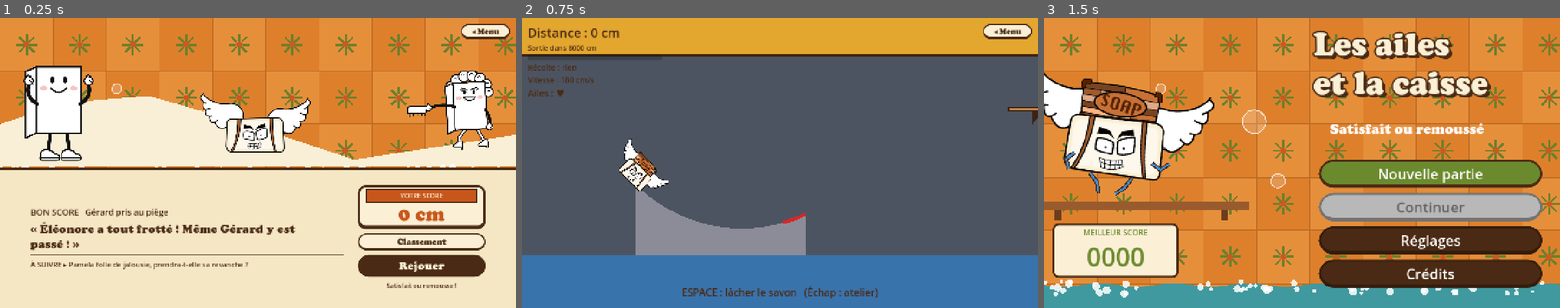
Above: before the commit, frames 1-3 (left to right).
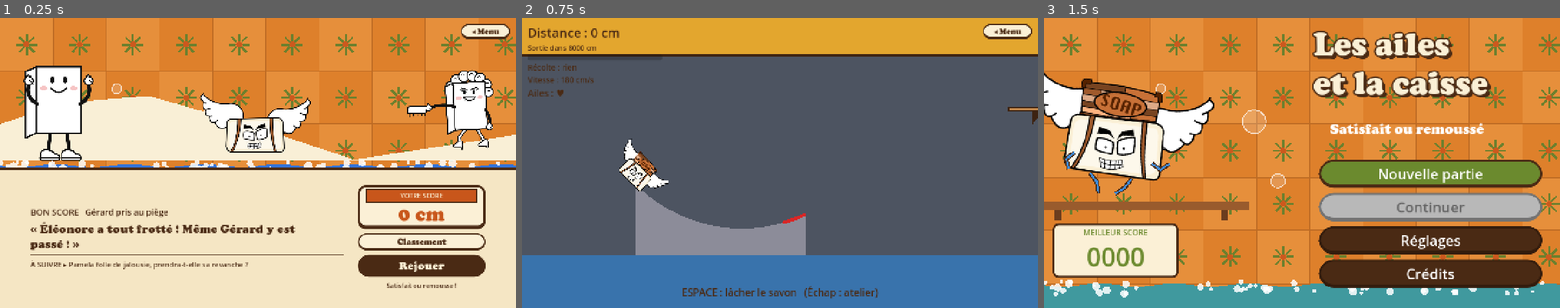
Above: after the commit, the same moments.

Repository: atostivint/LesAilesEtLaCaisse
Game: Godot game, scene res://scenes/score_bon.tscn
Two runs of this game, one before a commit and one after it. Both use one fixed random seed, a clock stepped at 60 frames per second and the inputs below. This scene is started directly instead of the project's main scene. Sound files missing from this copy of the repository are replaced by a short silence.
Inputs:
- Up to frame 1 (0.25 s): no input
- Up to frame 2 (0.75 s): click "Rejouer" at 0.5 s
- Up to frame 3 (1.5 s): click "◂ Menu" at 1.25 s

The runs differ from the first frame. In frame 1, 2.0% of the frame differs, in the area x 0-100%, y 48-52%; in frame 2, nothing differs; in frame 3, nothing differs.

Commit message:
Scores : bande d'eau savonneuse bleue et un peu plus haute
Co-Authored-By: Claude Haiku 5.5 <noreply@anthropic.com>

Diff:
--- a/scenes/score_bon.tscn
+++ b/scenes/score_bon.tscn
@@ -108,13 +108,13 @@
 anchors_preset = 15
 anchor_right = 1.0
 anchor_bottom = 1.0
-offset_bottom = -400.0
+offset_bottom = -416.0
 grow_horizontal = 2
 grow_vertical = 2
 
 [node name="Colline" type="Polygon2D" parent="Haut"]
 color = Color(0.98, 0.94, 0.84, 1)
-polygon = PackedVector2Array(0, 300, 180, 240, 420, 220, 700, 300, 1000, 400, 1456, 330, 1456, 419, 0, 419)
+polygon = PackedVector2Array(0, 300, 180, 240, 420, 220, 700, 300, 1000, 400, 1456, 330, 1456, 403, 0, 403)
 
 [node name="Savon" parent="Haut" instance=ExtResource("4_soap")]
 unique_name_in_owner = true
@@ -145,11 +145,12 @@
 anchor_top = 1.0
 anchor_right = 1.0
 anchor_bottom = 1.0
-offset_top = -400.0
+offset_top = -416.0
 offset_bottom = -360.0
 grow_horizontal = 2
 grow_vertical = 0
 script = ExtResource("5_eau")
+couleur = Color(0.2, 0.45, 0.85, 1)
 
 [node name="Bas" type="PanelContainer" parent="."]
 layout_mode = 1
--- a/scenes/score_catastrophe.tscn
+++ b/scenes/score_catastrophe.tscn
@@ -108,13 +108,13 @@
 anchors_preset = 15
 anchor_right = 1.0
 anchor_bottom = 1.0
-offset_bottom = -400.0
+offset_bottom = -416.0
 grow_horizontal = 2
 grow_vertical = 2
 
 [node name="Colline" type="Polygon2D" parent="Haut"]
 color = Color(0.98, 0.94, 0.84, 1)
-polygon = PackedVector2Array(0, 300, 180, 240, 420, 220, 700, 300, 1000, 400, 1456, 330, 1456, 419, 0, 419)
+polygon = PackedVector2Array(0, 300, 180, 240, 420, 220, 700, 300, 1000, 400, 1456, 330, 1456, 403, 0, 403)
 
 [node name="Savon" parent="Haut" instance=ExtResource("4_soap")]
 unique_name_in_owner = true
@@ -145,11 +145,12 @@
 anchor_top = 1.0
 anchor_right = 1.0
 anchor_bottom = 1.0
-offset_top = -400.0
+offset_top = -416.0
 offset_bottom = -360.0
 grow_horizontal = 2
 grow_vertical = 0
 script = ExtResource("5_eau")
+couleur = Color(0.2, 0.45, 0.85, 1)
 
 [node name="Bas" type="PanelContainer" parent="."]
 layout_mode = 1
--- a/scenes/score_excellent.tscn
+++ b/scenes/score_excellent.tscn
@@ -107,13 +107,13 @@
 anchors_preset = 15
 anchor_right = 1.0
 anchor_bottom = 1.0
-offset_bottom = -400.0
+offset_bottom = -416.0
 grow_horizontal = 2
 grow_vertical = 2
 
 [node name="Colline" type="Polygon2D" parent="Haut"]
 color = Color(0.98, 0.94, 0.84, 1)
-polygon = PackedVector2Array(0, 300, 180, 240, 420, 220, 700, 300, 1000, 400, 1456, 330, 1456, 419, 0, 419)
+polygon = PackedVector2Array(0, 300, 180, 240, 420, 220, 700, 300, 1000, 400, 1456, 330, 1456, 403, 0, 403)
 
 [node name="Savon" parent="Haut" instance=ExtResource("4_soap")]
 unique_name_in_owner = true
@@ -144,11 +144,12 @@
 anchor_top = 1.0
 anchor_right = 1.0
 anchor_bottom = 1.0
-offset_top = -400.0
+offset_top = -416.0
 offset_bottom = -360.0
 grow_horizontal = 2
 grow_vertical = 0
 script = ExtResource("5_eau")
+couleur = Color(0.2, 0.45, 0.85, 1)
 
 [node name="Bas" type="PanelContainer" parent="."]
 layout_mode = 1
--- a/scenes/score_mauvais.tscn
+++ b/scenes/score_mauvais.tscn
@@ -108,13 +108,13 @@
 anchors_preset = 15
 anchor_right = 1.0
 anchor_bottom = 1.0
-offset_bottom = -400.0
+offset_bottom = -416.0
 grow_horizontal = 2
 grow_vertical = 2
 
 [node name="Colline" type="Polygon2D" parent="Haut"]
 color = Color(0.98, 0.94, 0.84, 1)
-polygon = PackedVector2Array(0, 300, 180, 240, 420, 220, 700, 300, 1000, 400, 1456, 330, 1456, 419, 0, 419)
+polygon = PackedVector2Array(0, 300, 180, 240, 420, 220, 700, 300, 1000, 400, 1456, 330, 1456, 403, 0, 403)
 
 [node name="Savon" parent="Haut" instance=ExtResource("4_soap")]
 unique_name_in_owner = true
@@ -145,11 +145,12 @@
 anchor_top = 1.0
 anchor_right = 1.0
 anchor_bottom = 1.0
-offset_top = -400.0
+offset_top = -416.0
 offset_bottom = -360.0
 grow_horizontal = 2
 grow_vertical = 0
 script = ExtResource("5_eau")
+couleur = Color(0.2, 0.45, 0.85, 1)
 
 [node name="Bas" type="PanelContainer" parent="."]
 layout_mode = 1
--- a/scenes/score_moyen.tscn
+++ b/scenes/score_moyen.tscn
@@ -108,13 +108,13 @@
 anchors_preset = 15
 anchor_right = 1.0
 anchor_bottom = 1.0
-offset_bottom = -400.0
+offset_bottom = -416.0
 grow_horizontal = 2
 grow_vertical = 2
 
 [node name="Colline" type="Polygon2D" parent="Haut"]
 color = Color(0.98, 0.94, 0.84, 1)
-polygon = PackedVector2Array(0, 300, 180, 240, 420, 220, 700, 300, 1000, 400, 1456, 330, 1456, 419, 0, 419)
+polygon = PackedVector2Array(0, 300, 180, 240, 420, 220, 700, 300, 1000, 400, 1456, 330, 1456, 403, 0, 403)
 
 [node name="Savon" parent="Haut" instance=ExtResource("4_soap")]
 unique_name_in_owner = true
@@ -145,11 +145,12 @@
 anchor_top = 1.0
 anchor_right = 1.0
 anchor_bottom = 1.0
-offset_top = -400.0
+offset_top = -416.0
 offset_bottom = -360.0
 grow_horizontal = 2
 grow_vertical = 0
 script = ExtResource("5_eau")
+couleur = Color(0.2, 0.45, 0.85, 1)
 
 [node name="Bas" type="PanelContainer" parent="."]
 layout_mode = 1
--- a/scripts/eau_savon.gd
+++ b/scripts/eau_savon.gd
@@ -3,7 +3,8 @@
 ## Eau savonneuse en bas de l'écran : une nappe turquoise à bord ondulé, couverte de bulles de mousse.
 
 
-const WATER := Color(0.25, 0.6, 0.62, 1)
+## Couleur de l'eau (réglable par scène).
+@export var couleur := Color(0.25, 0.6, 0.62, 1)
 const FOAM := Color(1, 1, 1, 0.85)
 const BUBBLE_COUNT := 60
 
@@ -34,6 +35,6 @@
 		points.append(Vector2(x, 14.0 + sin(x * 0.03) * 5.0))
 	points.append(Vector2(size.x, size.y))
 	points.append(Vector2(0.0, size.y))
-	draw_colored_polygon(points, WATER)
+	draw_colored_polygon(points, couleur)
 	for b in _bubbles:
 		draw_circle(Vector2(b.x, b.y), b.z, FOAM)
